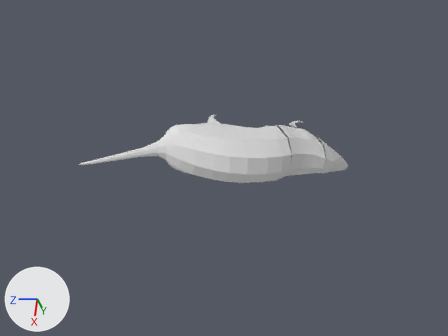
Before and after pictures for a commit that changed the Blender file blend/ratazana.blend.
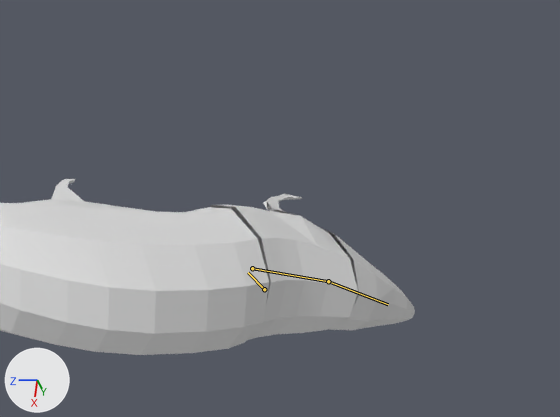
Old and new are each drawn from the file's camera 'Camera' and again close up on the part from 42% to 90% of the width and 14% to 62% of the height. The axes (+X, +Y, +Z) are drawn at lower left. The lights are the same throughout. Both versions are drawn at the pose saved in each file; the numbers are the values there. The bones that change are drawn over the model as lines in the close-ups.

Names of what the first close-up shows: 'Cabeca', 'Dorso', 'PataDD', 'PataDE', 'PataTE', 'Pescoco', 'Traseiro'.
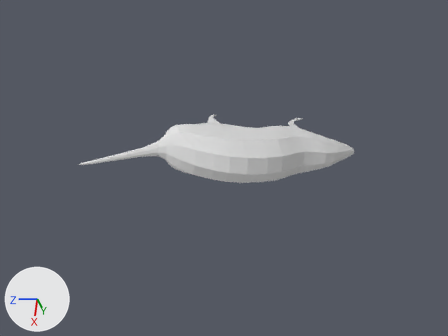
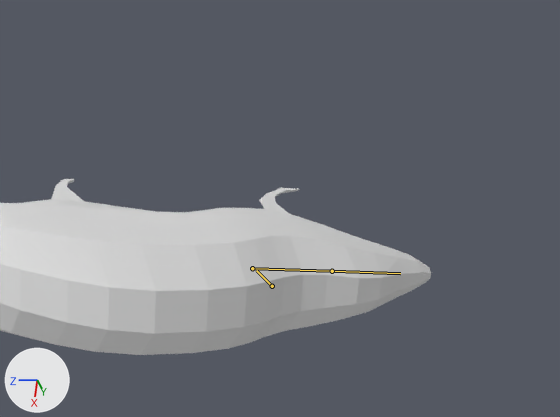
The edits, one by one:
Bone 'Pescoco' (bone_pescoco) turns from (-7, 2, -3) to (0, 0, 0) degrees about its own x, y and z.
Bone 'cabeca' (bone_cabeca) turns from (11, 2, -2) to (0, 0, 0) degrees about its own x, y and z.
Bone 'PataDD2' (bone_patadd2) turns from (0, 0, -2) to (0, 0, 1) degrees about its own x, y and z.

Location of each change, (x1, y1, x2, y2) in pixels of the close-ups (560 x 417 px):
'Dorso', posed
    before: (24, 199, 269, 355)
    after: (24, 199, 268, 355)
'Pescoco', posed
    before: (210, 202, 358, 340)
    after: (208, 199, 359, 343)
'Cabeca', posed
    before: (319, 227, 415, 330)
    after: (322, 224, 431, 320)
'PataDE', posed
    before: (265, 193, 302, 216)
    after: (260, 187, 299, 213)
bone 'Pescoco', root to tip
    before: (252, 268) to (328, 281)
    after: (252, 268) to (332, 271)
bone 'cabeca', root to tip
    before: (328, 281) to (388, 304)
    after: (332, 271) to (400, 273)
bone 'PataDD2', root to tip
    before: (264, 289) to (248, 272)
    after: (272, 286) to (256, 270)
